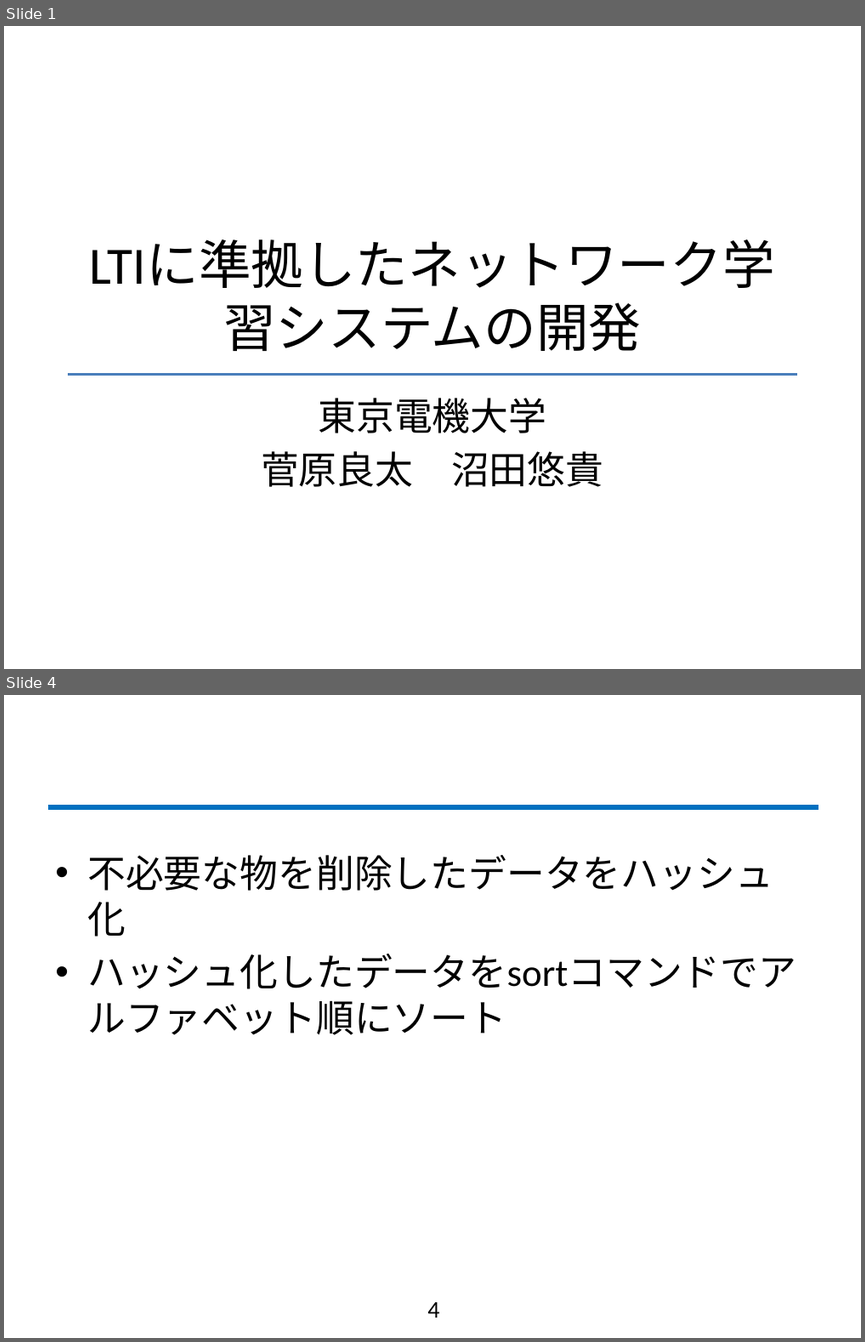
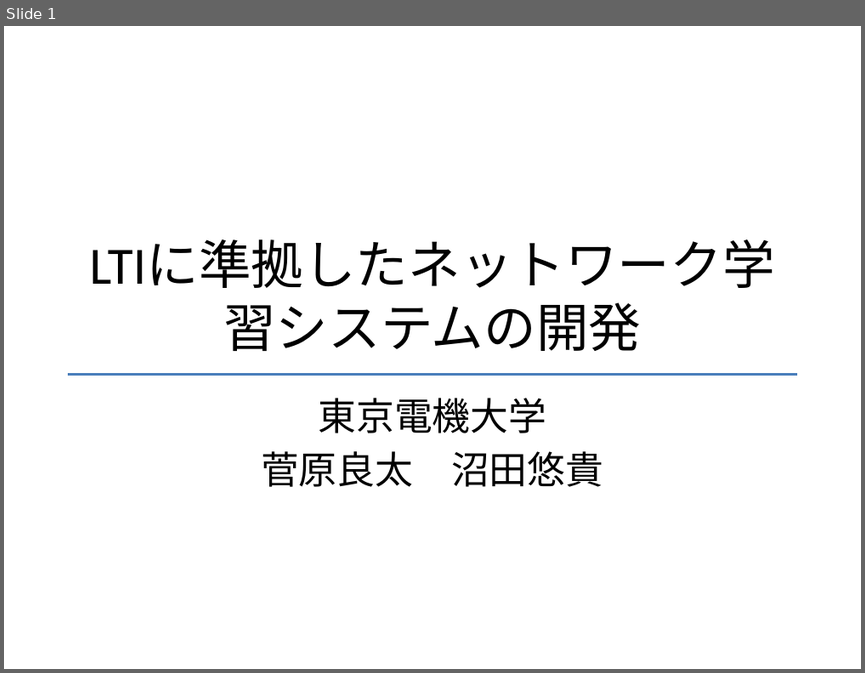
Before and after one commit to fujiLabo/fuji_simu, a slide deck: テンプレ.pptx. Shown one above the other, each under a label of ours: slides 1 and 4 before the commit, slide 1 after it; the slides between them are not shown. The pictures are 865x1342 and 865x673 pixels, drawn with LibreOffice and Linux fonts; fonts in the diff are those of the drawing; background and template pictures are left out. Boxes give left, top, right and bottom in pixels: in the first picture for what was removed or moved away, otherwise in the second. Text is boxed around its words. In the diff, an @@ line names an element or a change of style, - is before the commit and + after.

```diff
--- a/テンプレ.pptx
+++ b/テンプレ.pptx
@@ slide 4 removed at (x1=4, y1=695, x2=861, y2=1338), background #FFFFFF @@
@@ line removed from (47, 807) to (818, 807) @@
@@ text removed at (x1=87, y1=855, x2=796, y2=989) @@
-• 不必要な物を削除したデータをハッシュ化
-• ハッシュ化したデータをsortコマンドでアルファベット順にソート
@@ page number removed at (x1=427, y1=1302, x2=439, y2=1317) @@
-4
```
Also in this commit, not shown: 6 other slides removed, 2 other files.
